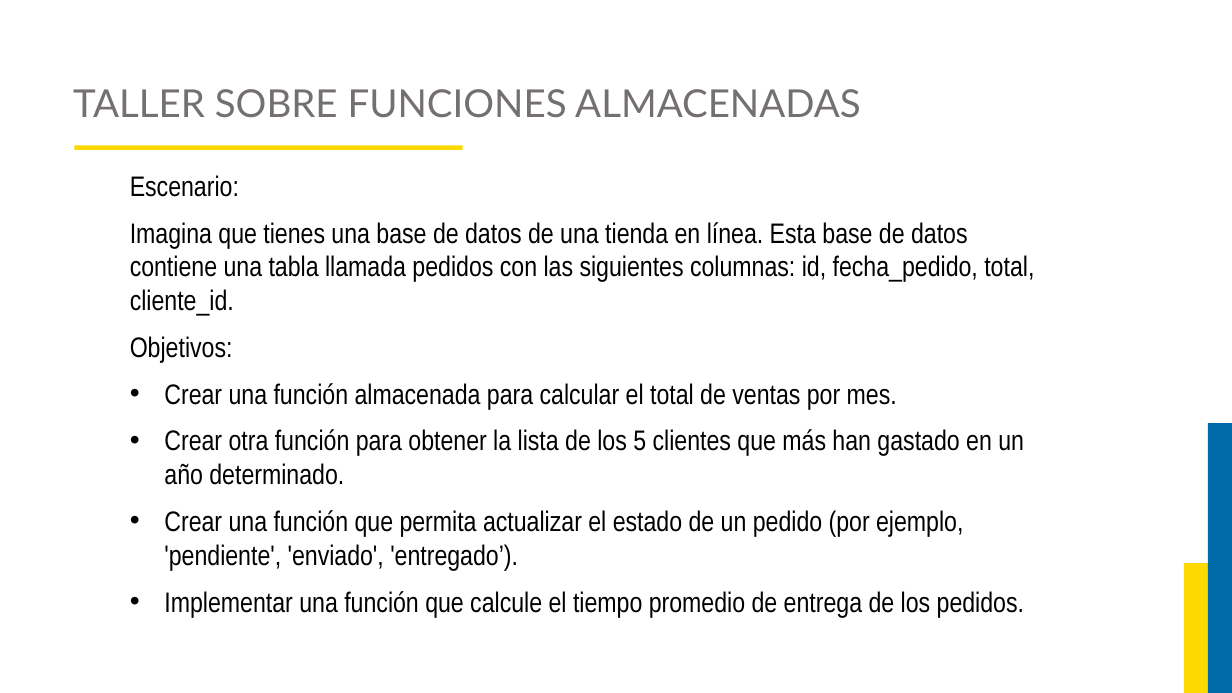
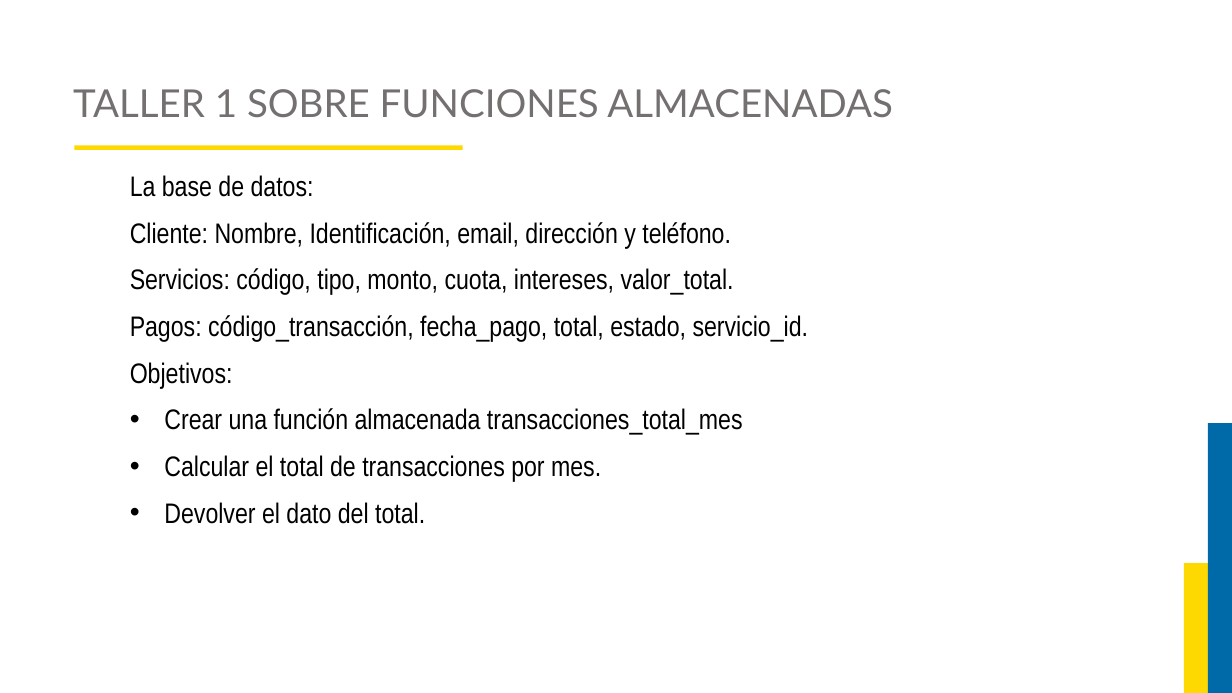
Before and after one commit to JorgeAlejandroAguirreGutierrez/proyecto-luis, a slide deck: slide 56 of Curso Base de Datos 2/Diapositivas.pptx (slide 44 before the commit). Drawn at 1232x693 pixels with LibreOffice and Linux fonts; fonts in the diff are those of the drawing; background and template pictures are left out. Boxes give left, top, right and bottom in pixels: in the first picture for what was removed or moved away, otherwise in the second. Text is boxed around its words. In the diff, an @@ line names an element or a change of style, - is before the commit and + after.

```diff
--- a/Curso Base de Datos 2/Diapositivas.pptx
+++ b/Curso Base de Datos 2/Diapositivas.pptx
@@ title at <box>73,89,893,118</box>: text changed @@
-TALLER SOBRE FUNCIONES ALMACENADAS
+TALLER 1 SOBRE FUNCIONES ALMACENADAS
@@ text at <box>130,175,809,341</box>: text changed @@
-Escenario:
-Imagina que tienes una base de datos de una tienda en línea. Esta base de datos contiene una tabla llamada pedidos con las siguientes columnas: id, fecha_pedido, total, cliente_id.
+La base de datos:
+Cliente: Nombre, Identificación, email, dirección y teléfono.
+Servicios: código, tipo, monto, cuota, intereses, valor_total.
+Pagos: código_transacción, fecha_pago, total, estado, servicio_id.
@@ text at <box>164,408,743,524</box>: text changed @@
-• Crear una función almacenada para calcular el total de ventas por mes.
-• Crear otra función para obtener la lista de los 5 clientes que más han gastado en un año determinado.
-• Crear una función que permita actualizar el estado de un pedido (por ejemplo, 'pendiente', 'enviado', 'entregado’).
-• Implementar una función que calcule el tiempo promedio de entrega de los pedidos.
+• Crear una función almacenada transacciones_total_mes
+• Calcular el total de transacciones por mes.
+• Devolver el dato del total.
```
Also in this commit, not shown: 16 other slides changed, 35 slides added, 3 slides removed, 10 other files.
